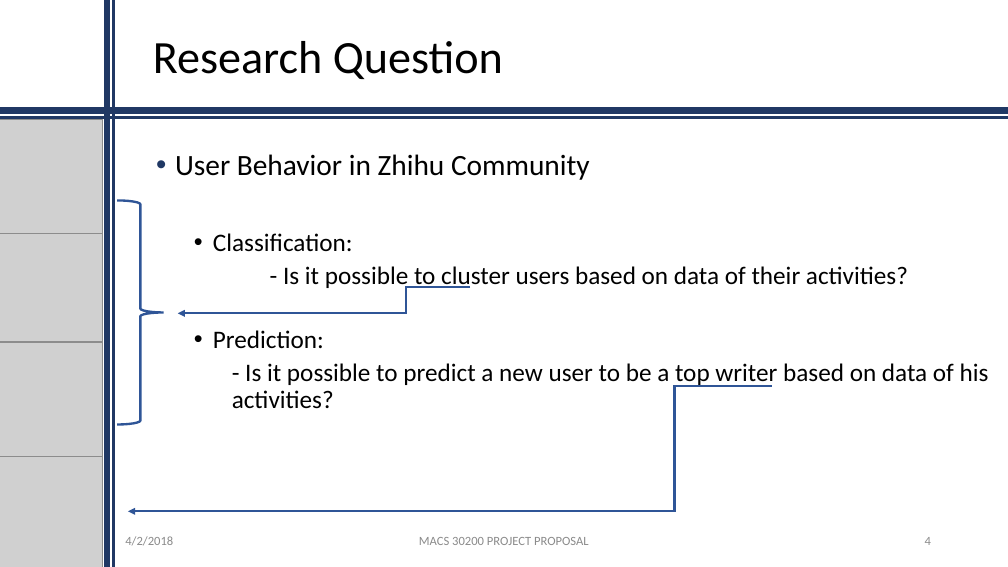
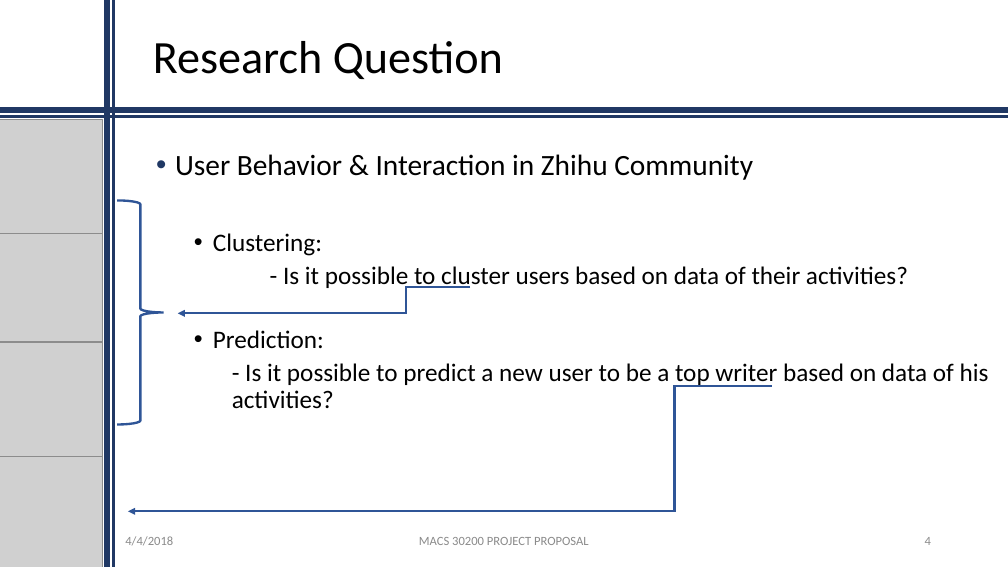
Before and after one commit to ShuyanHuang/MACS30200proj, a slide deck: slide 4 of proposal/MACS30200proj_proposal.pptx. Drawn at 1008x567 pixels with LibreOffice and Linux fonts; fonts in the diff are those of the drawing; grey boxes stand for pictures; background and template pictures are left out. Boxes give left, top, right and bottom in pixels: in the first picture for what was removed or moved away, otherwise in the second. Text is boxed around its words. In the diff, an @@ line names an element or a change of style, - is before the commit and + after.

```diff
--- a/proposal/MACS30200proj_proposal.pptx
+++ b/proposal/MACS30200proj_proposal.pptx
@@ text at (175,154,753,256): text changed @@
-• User Behavior in Zhihu Community
-  • Classification:
+• User Behavior & Interaction in Zhihu Community
+  • Clustering:
@@ text at (125,536,173,545): text changed @@
-4/2/2018
+4/4/2018
```
Also in this commit, not shown: 7 other slides changed, 1 other file.
